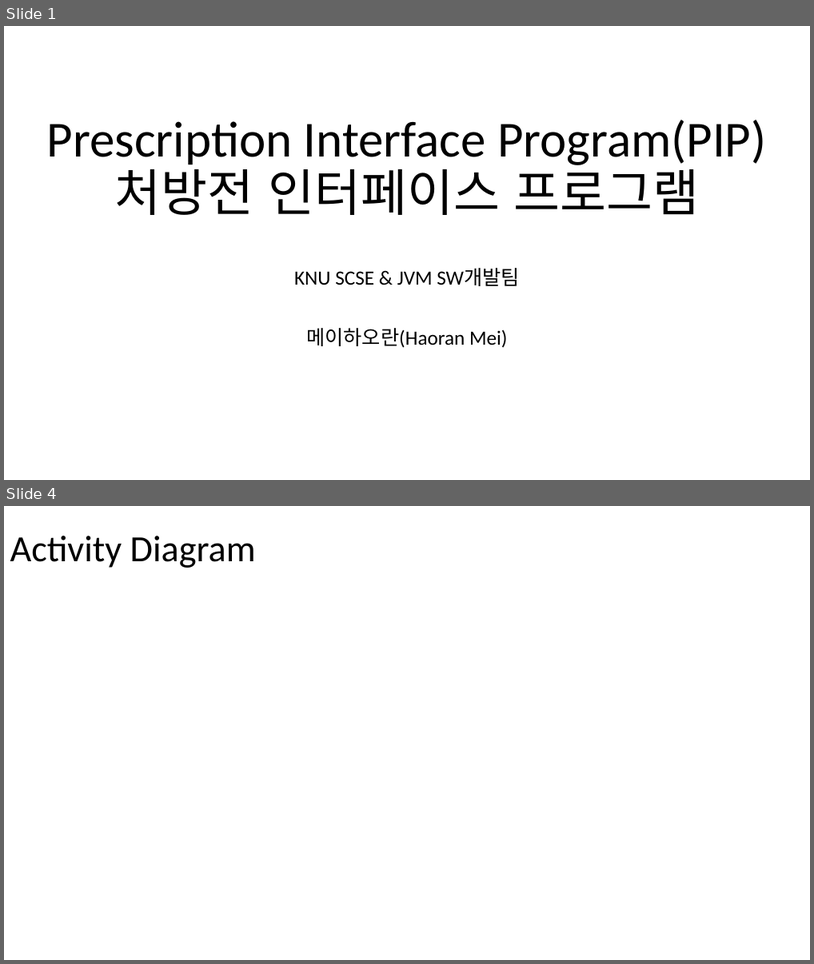
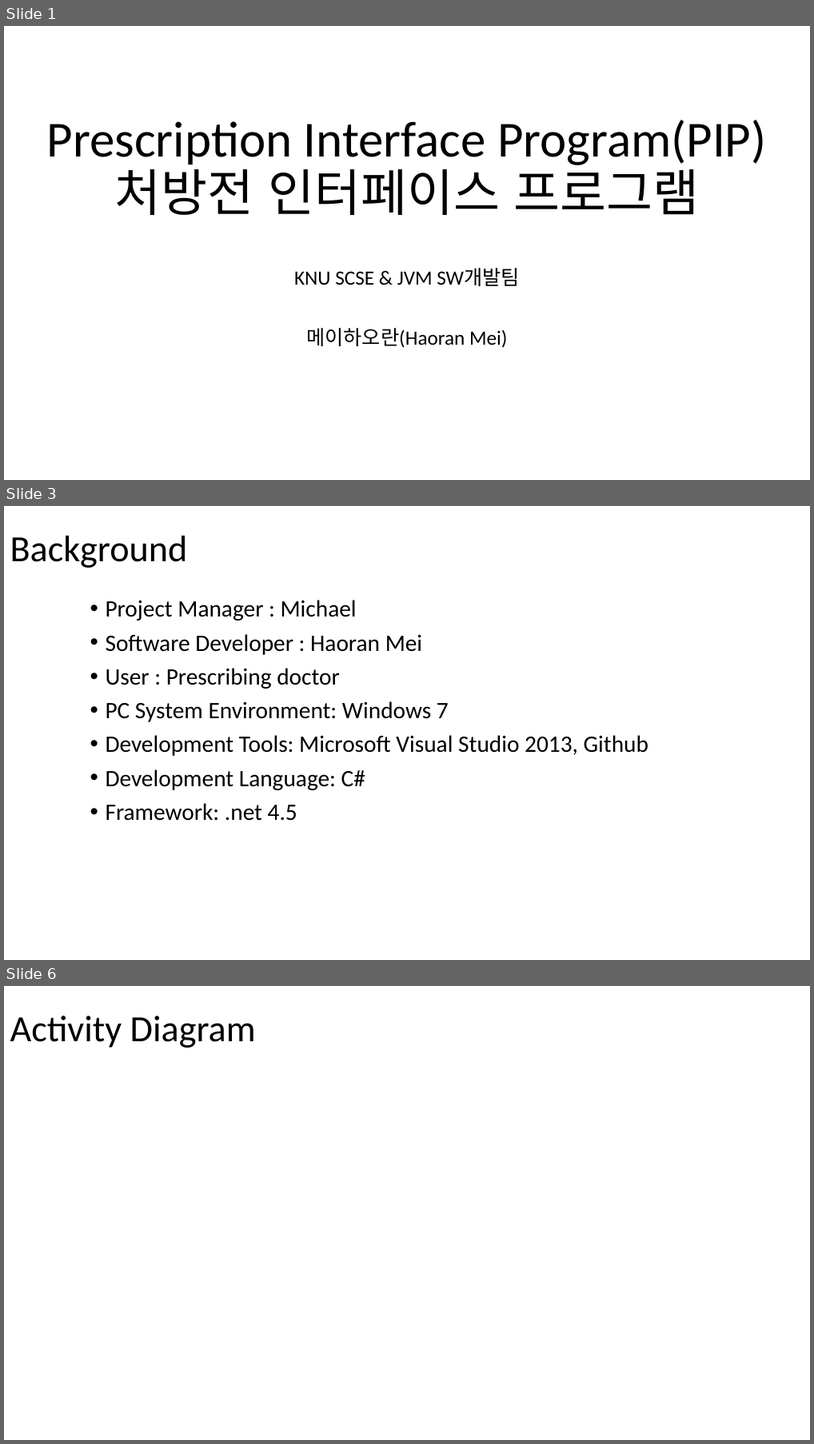
Before and after one commit to MRMRMRMayInternship/metarial, a slide deck: srs/Report.pptx. Shown one above the other, each under a label of ours: slides 1 and 4 before the commit, slides 1, 3 and 6 after it; the slides between them are not shown. The pictures are 814x964 and 814x1444 pixels, drawn with LibreOffice and Linux fonts; fonts in the diff are those of the drawing. Boxes give left, top, right and bottom in pixels: in the first picture for what was removed or moved away, otherwise in the second. Text is boxed around its words. In the diff, an @@ line names an element or a change of style, - is before the commit and + after.

```diff
--- a/srs/Report.pptx
+++ b/srs/Report.pptx
@@ slide 3 added at bbox=[4, 506, 810, 960], background #FFFFFF @@
@@ title added at bbox=[10, 536, 188, 568], 44 pt, text #000000 @@
+Background
@@ text added at bbox=[106, 600, 649, 820], 28 pt, text #000000 @@
+• Project Manager : Michael
+• Software Developer : Haoran Mei
+• User : Prescribing doctor
+• PC System Environment: Windows 7
+• Development Tools: Microsoft Visual Studio 2013, Github
+• Development Language: C#
+• Framework: .net 4.5
@@ what was slide 4 is now slide 6 @@
```
Also in this commit, not shown: 3 slides changed, 10 other slides added, 4 other files.
